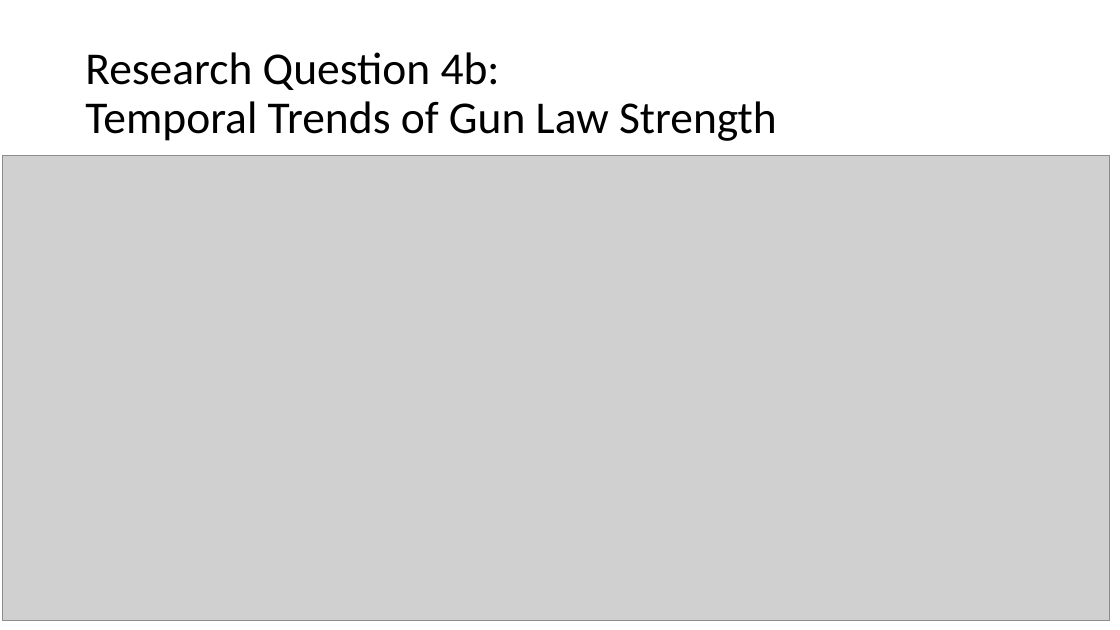
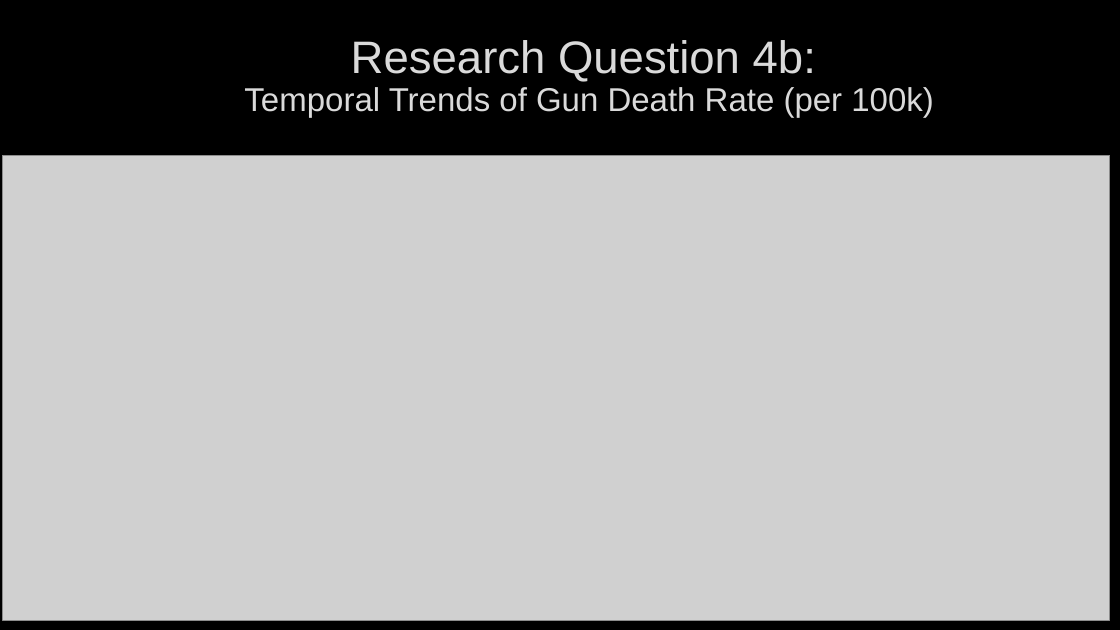
Before and after one commit to chloeob74/ML-Final-Project, a slide deck: slide 8 of slide deck_final.pptx (slide 9 before the commit). Drawn at 1120x630 pixels with LibreOffice and Linux fonts; fonts in the diff are those of the drawing; grey boxes stand for pictures; background and template pictures are left out. Boxes give left, top, right and bottom in pixels: in the first picture for what was removed or moved away, otherwise in the second. Text is boxed around its words. In the diff, an @@ line names an element or a change of style, - is before the commit and + after.

```diff
--- a/slide deck_final.pptx
+++ b/slide deck_final.pptx
@@ background #FFFFFF to picture (left out) @@
@@ text at [244,40,934,118]: text changed; size 39 to 28.3 pt; font Calibri to Arial; text colour #000000 to #DADADA @@
-Research Question 4b:
-Temporal Trends of Gun Law Strength
+Research Question 4b:
+Temporal Trends of Gun Death Rate (per 100k)
```
Also in this commit, not shown: 8 other slides changed, 1 slide removed, 1 other file.
